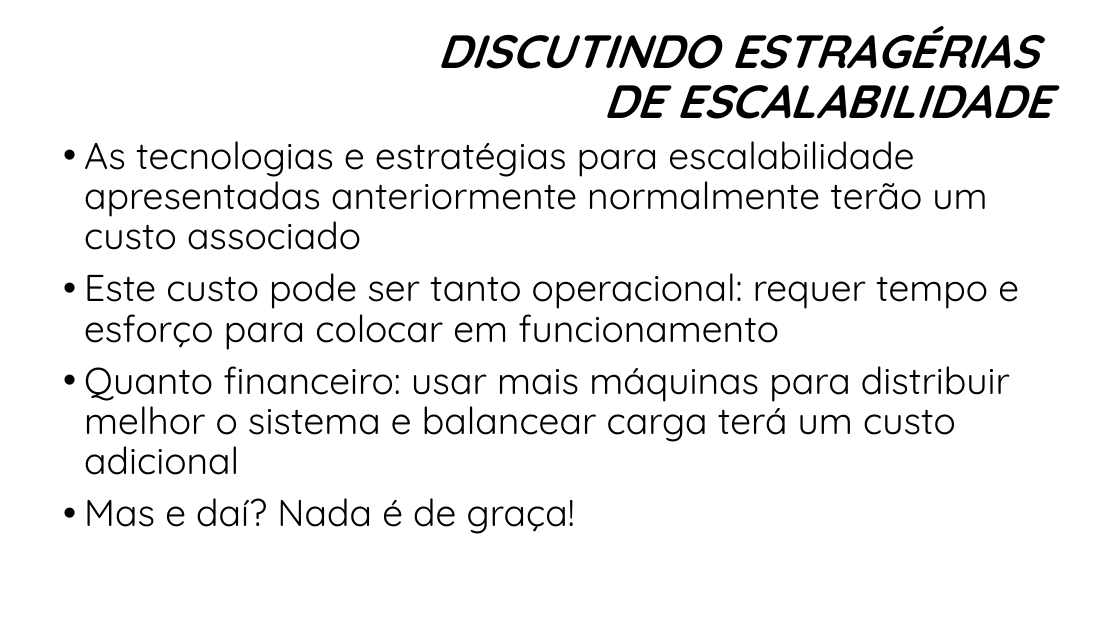
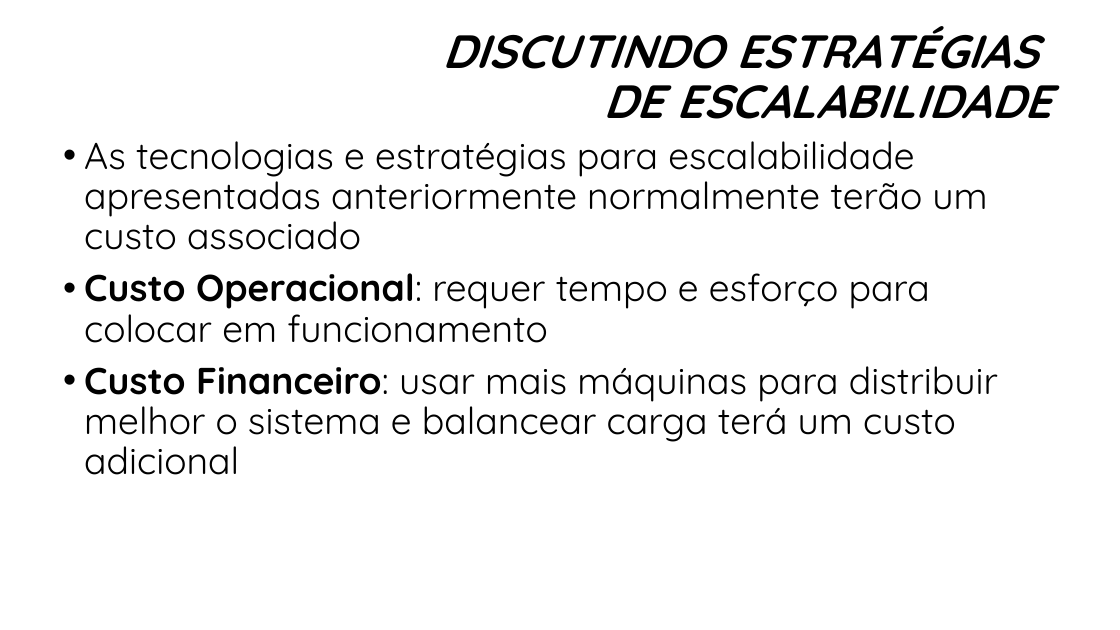
Before and after one commit to manoelcampos/sistemas-distribuidos, a slide deck: slide 63 of introducao-sd.pptx (slide 62 before the commit). Drawn at 1120x630 pixels with LibreOffice and Linux fonts; fonts in the diff are those of the drawing; background and template pictures are left out. Boxes give left, top, right and bottom in pixels: in the first picture for what was removed or moved away, otherwise in the second. Text is boxed around its words. In the diff, an @@ line names an element or a change of style, - is before the commit and + after.

```diff
--- a/introducao-sd.pptx
+++ b/introducao-sd.pptx
@@ title at box(442, 26, 1051, 119): text changed @@
-DISCUTINDO ESTRAGÉRIAS
-DE ESCALABILIDADE
+DISCUTINDO ESTRATÉGIAS
+DE ESCALABILIDADE
@@ text at box(84, 273, 998, 475): text changed @@
-• Este custo pode ser tanto operacional: requer tempo e esforço para colocar em funcionamento
-• Quanto financeiro: usar mais máquinas para distribuir melhor o sistema e balancear carga terá um custo adicional
-• Mas e daí? Nada é de graça!
+• Custo Operacional: requer tempo e esforço para colocar em funcionamento
+• Custo Financeiro: usar mais máquinas para distribuir melhor o sistema e balancear carga terá um custo adicional
```
Also in this commit, not shown: 8 other slides changed, 5 slides added, 1 slide removed, 3 other files.
